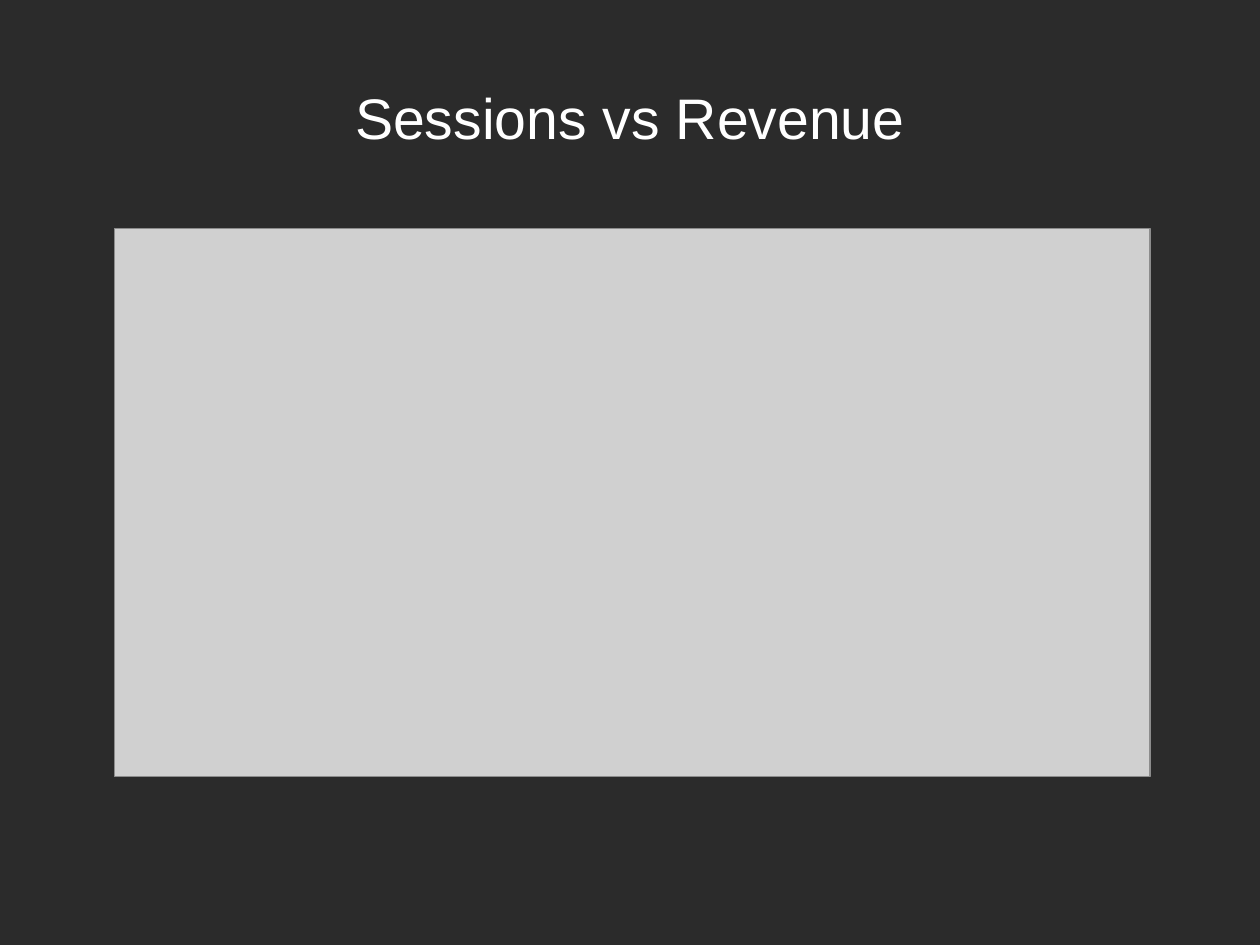
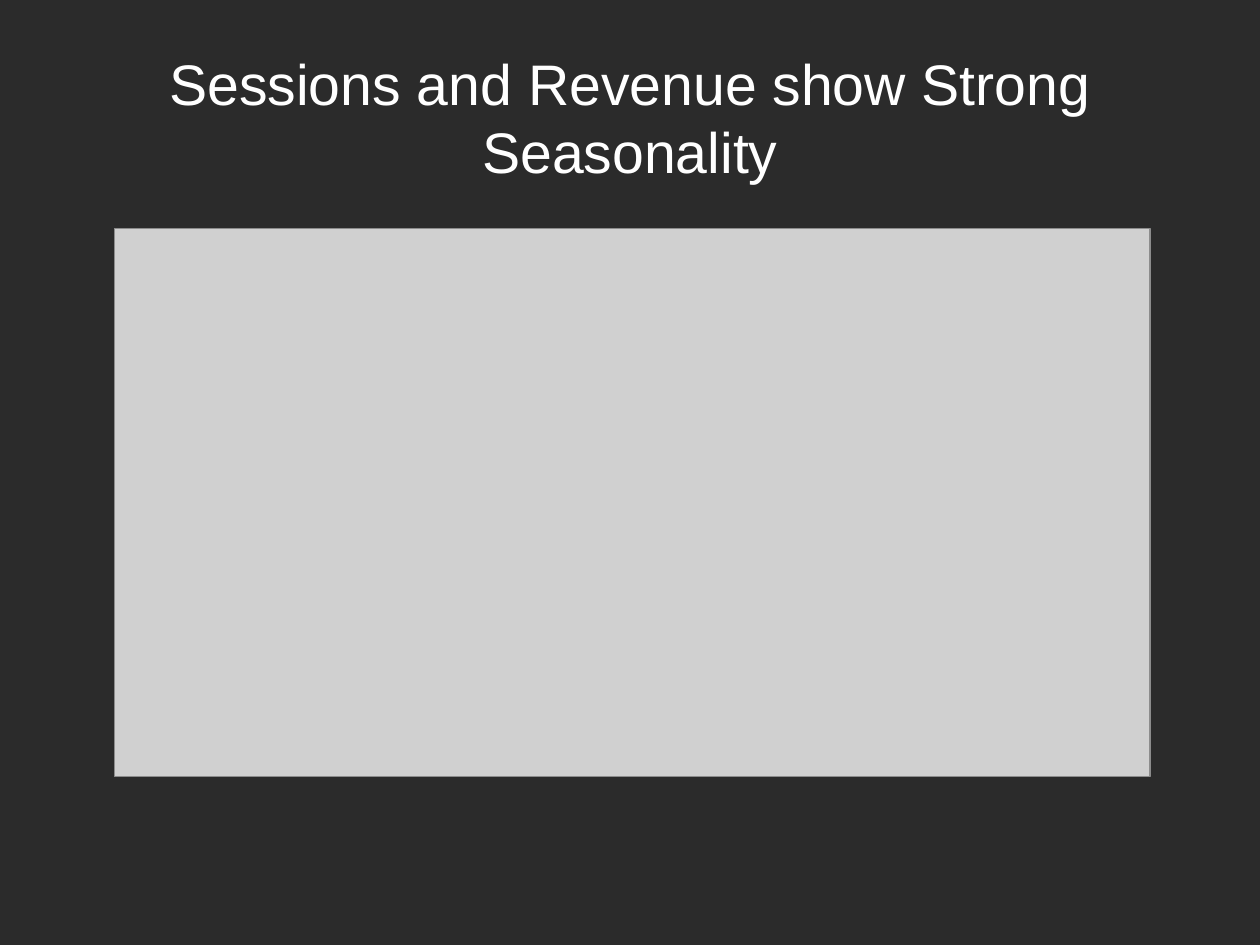
Before and after one commit to ksooklall/CUNY-SPS-Masters-DS, a slide deck: slide 5 of DATA_621/final/gstore_presentation.odp. Drawn at 1260x945 pixels with LibreOffice and Linux fonts; fonts in the diff are those of the drawing; grey boxes stand for pictures; background and template pictures are left out; a plain dark background stands for a picture behind light text. Boxes give left, top, right and bottom in pixels: in the first picture for what was removed or moved away, otherwise in the second. Text is boxed around its words. In the diff, an @@ line names an element or a change of style, - is before the commit and + after.

```diff
--- a/DATA_621/final/gstore_presentation.odp
+++ b/DATA_621/final/gstore_presentation.odp
@@ title at bbox=[169, 63, 1090, 184]: text changed @@
-Sessions vs Revenue
+Sessions and Revenue show Strong Seasonality
```
Also in this commit, not shown: 2 other slides changed, 1 slide added, 1 slide removed, 22 other files.
